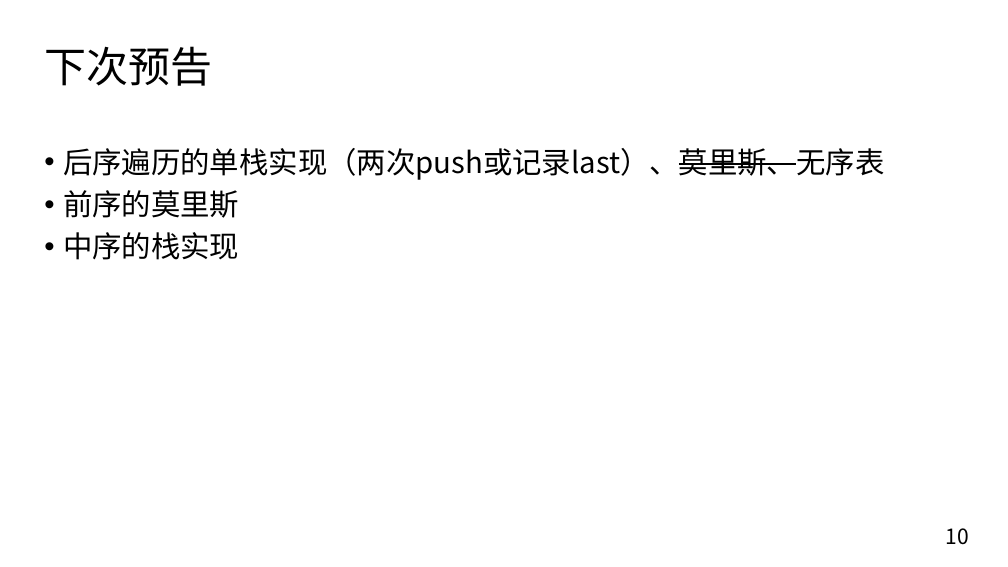
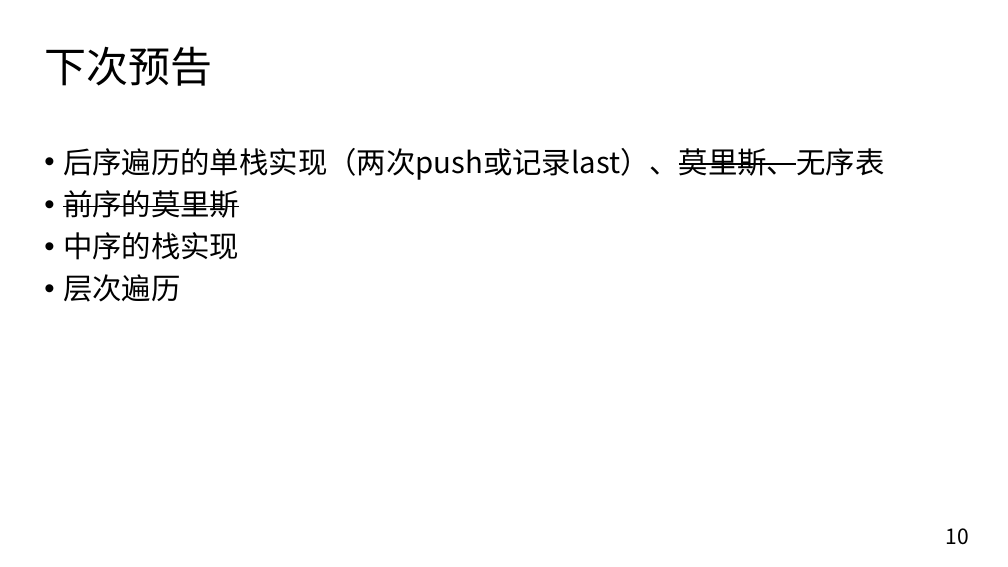
Before and after one commit to Hansimov/cs-notes, a slide deck: slide 10 of cs-seminar/算法与数据结构/树/树.pptx. Drawn at 1008x567 pixels with LibreOffice and Linux fonts; fonts in the diff are those of the drawing. Boxes give left, top, right and bottom in pixels: in the first picture for what was removed or moved away, otherwise in the second. Text is boxed around its words. In the diff, an @@ line names an element or a change of style, - is before the commit and + after.

```diff
--- a/cs-seminar/算法与数据结构/树/树.pptx
+++ b/cs-seminar/算法与数据结构/树/树.pptx
@@ text at bbox=[63, 190, 239, 218]: strikethrough on in "前序的莫里斯" @@
@@ text at bbox=[63, 274, 180, 302]: paragraph added @@
+• 层次遍历
```
Also in this commit, not shown: 1 other slide changed, 2 slides removed, 2 other files.
